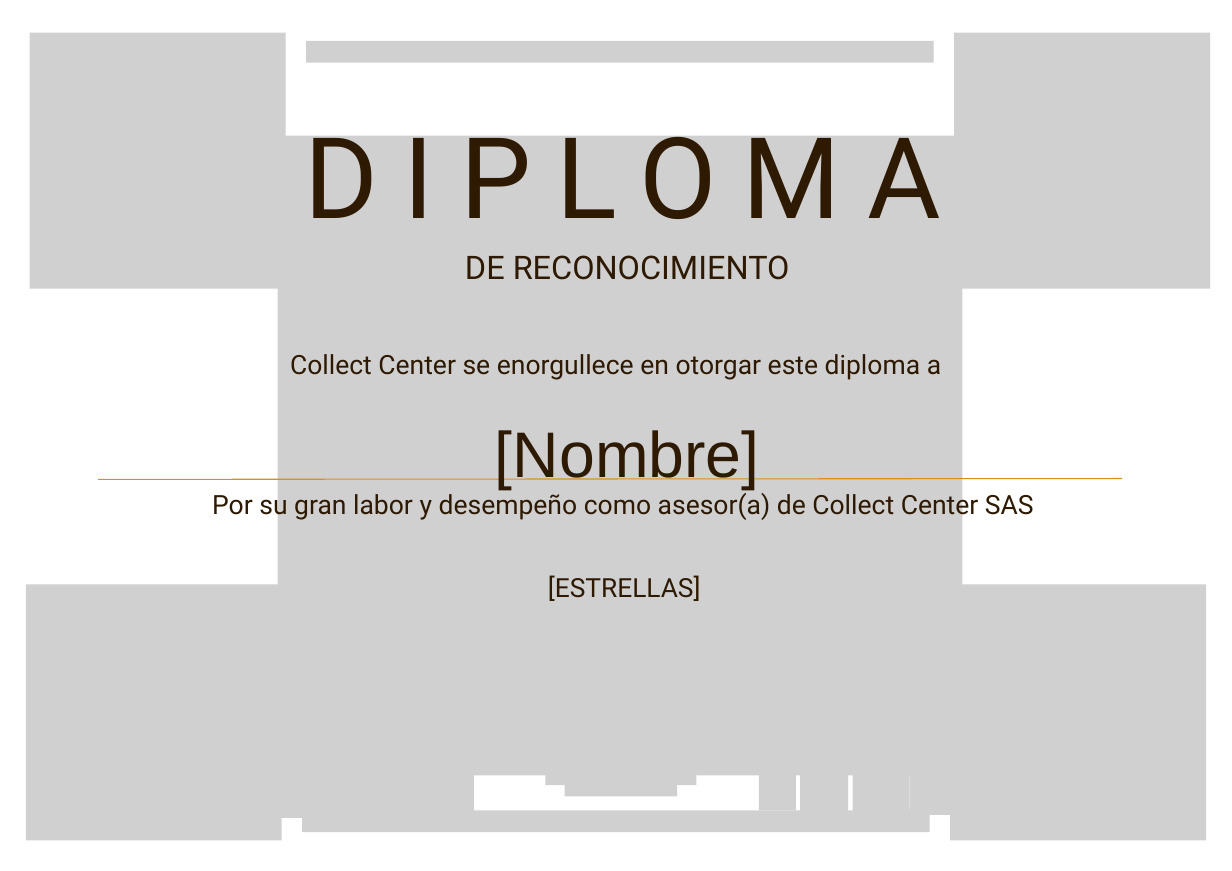
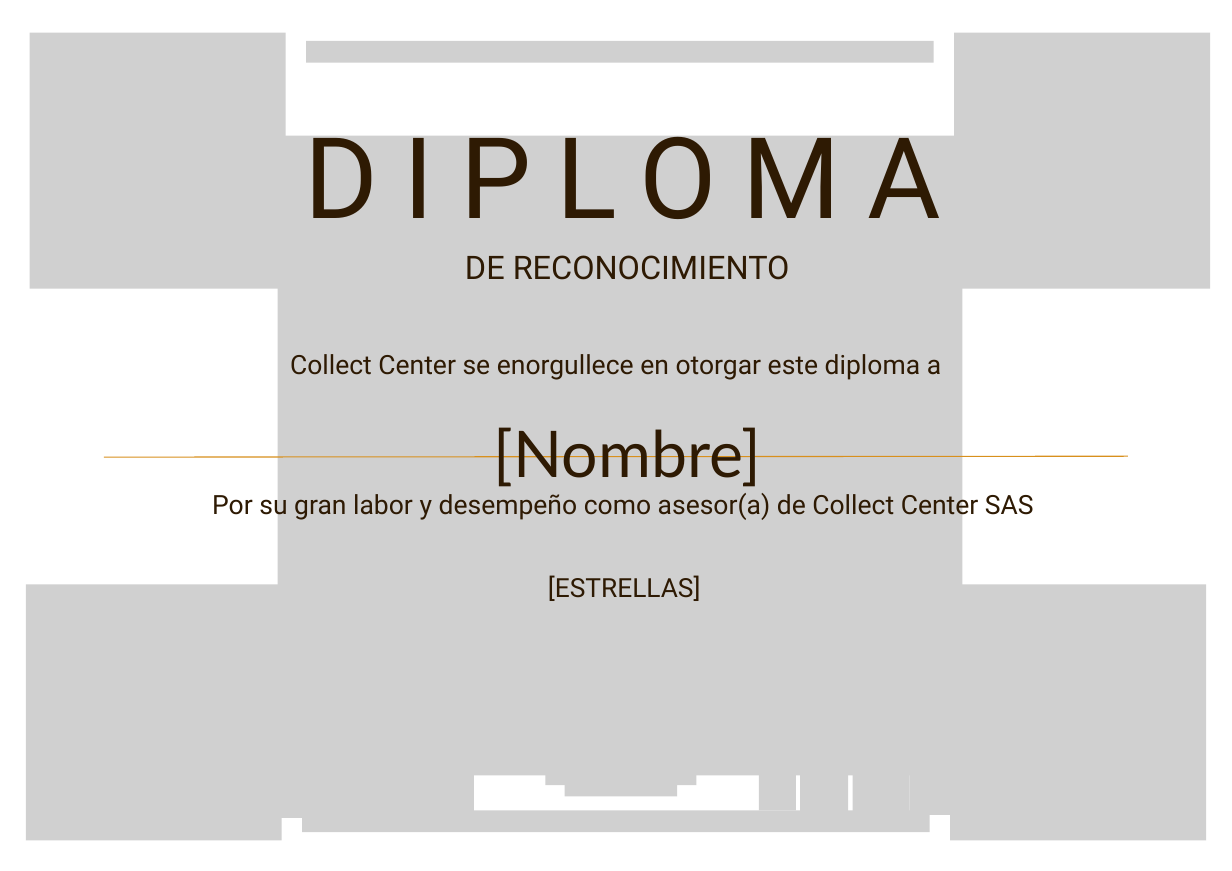
Before and after one commit to JuanSolo36/CollectCertificate, a slide deck: slide 1 of Certificado Diploma Premio.pptx. Drawn at 1232x871 pixels with LibreOffice and Linux fonts; fonts in the diff are those of the drawing; grey boxes stand for pictures; background and template pictures are left out. Boxes give left, top, right and bottom in pixels: in the first picture for what was removed or moved away, otherwise in the second. Text is boxed around its words. In the diff, an @@ line names an element or a change of style, - is before the commit and + after.

```diff
--- a/Certificado Diploma Premio.pptx
+++ b/Certificado Diploma Premio.pptx
@@ text "[Nombre]" at <box>494,427,761,487</box>: font Arial to Lato @@
@@ line moved from (98, 480) - (1122, 478) to (104, 457) - (1129, 456) @@
```
Also in this commit, not shown: 16 other files.
